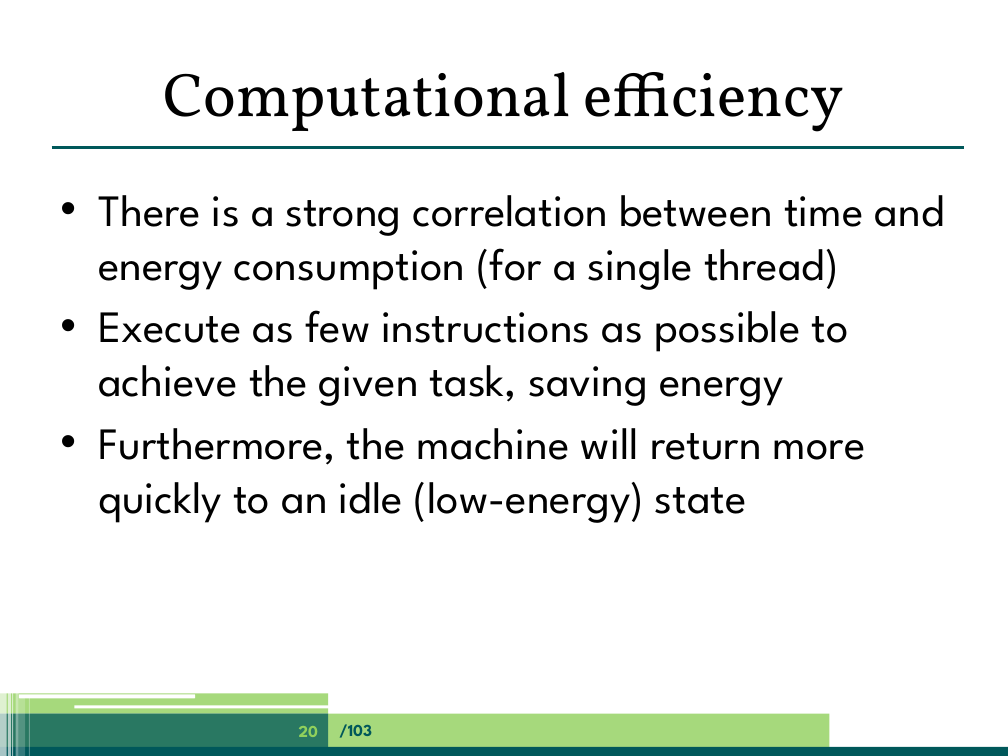
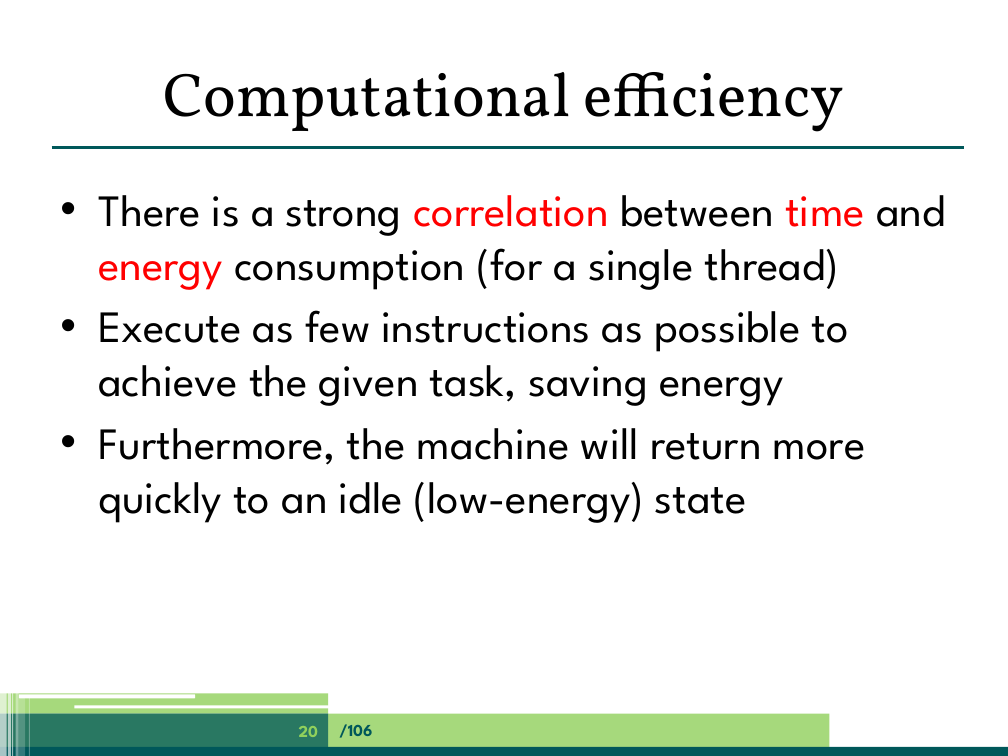
Before and after one commit to jpgallagher/ict-e-summerschool-aalborg, a slide deck: slide 20 of summerschool-aalborg-jpg.pptx. Drawn at 1008x756 pixels with LibreOffice and Linux fonts; fonts in the diff are those of the drawing. Boxes give left, top, right and bottom in pixels: in the first picture for what was removed or moved away, otherwise in the second. Text is boxed around its words. In the diff, an @@ line names an element or a change of style, - is before the commit and + after.

```diff
--- a/summerschool-aalborg-jpg.pptx
+++ b/summerschool-aalborg-jpg.pptx
@@ text at [98, 195, 946, 290]: text colour #000000 to #FF0000 in "correlation time energy" @@
@@ text at [339, 724, 372, 738]: text changed @@
-/103
+/106
```
Also in this commit, not shown: 101 other slides changed, 3 slides added.
